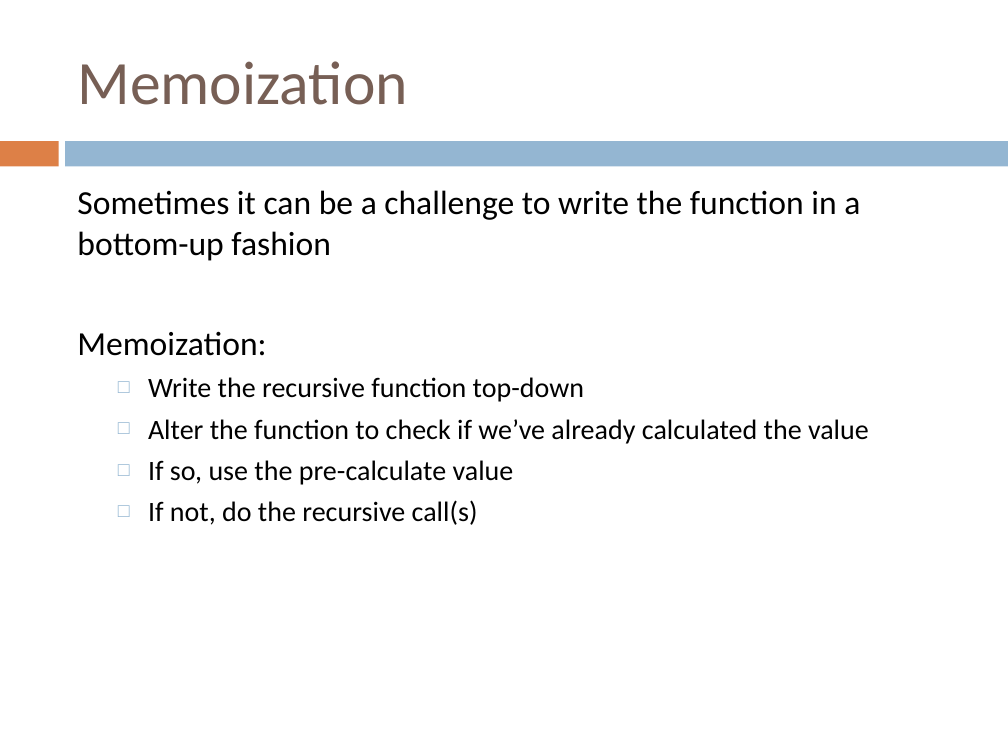
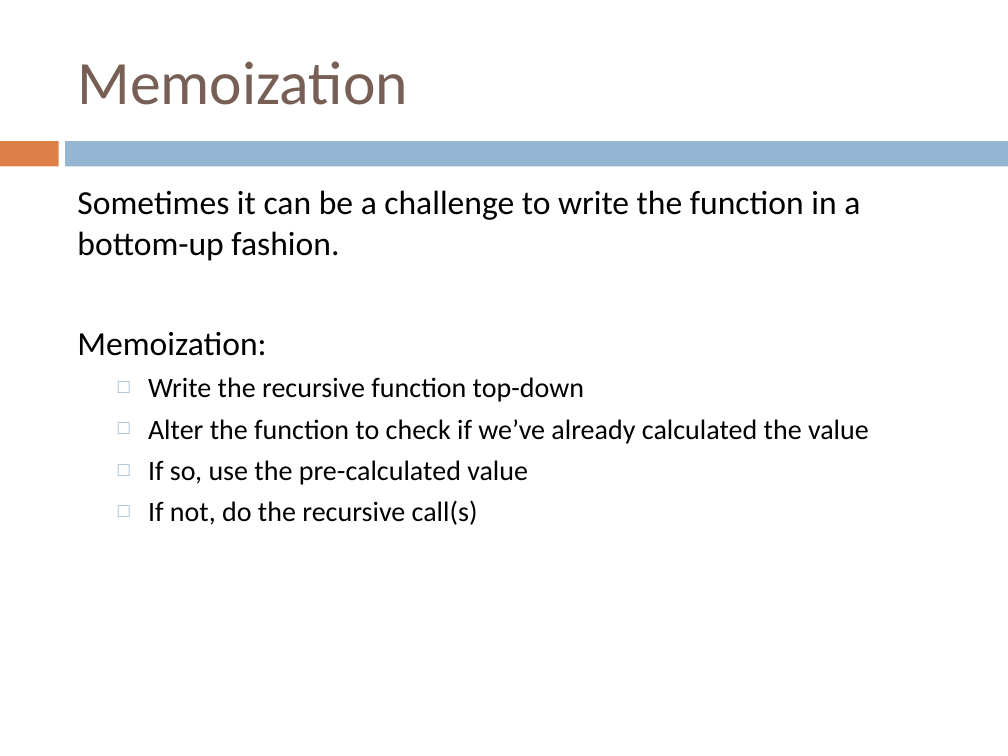
Before and after one commit to Collins-kariuk/Algorithms, a slide deck: slide 80 of Lectures/Lecture 11_Dynamic Programming_More Fun!.pptx (slide 81 before the commit). Drawn at 1008x756 pixels with LibreOffice and Linux fonts; fonts in the diff are those of the drawing. Boxes give left, top, right and bottom in pixels: in the first picture for what was removed or moved away, otherwise in the second. Text is boxed around its words. In the diff, an @@ line names an element or a change of style, - is before the commit and + after.

```diff
--- a/Lectures/Lecture 11_Dynamic Programming_More Fun!.pptx
+++ b/Lectures/Lecture 11_Dynamic Programming_More Fun!.pptx
@@ text at (77, 190, 860, 261): text changed @@
-Sometimes it can be a challenge to write the function in a bottom-up fashion
+Sometimes it can be a challenge to write the function in a bottom-up fashion.
@@ text at (148, 460, 528, 485): text changed @@
-  □ If so, use the pre-calculate value
+  □ If so, use the pre-calculated value
```
Also in this commit, not shown: 4 other slides changed, 1 slide removed.
